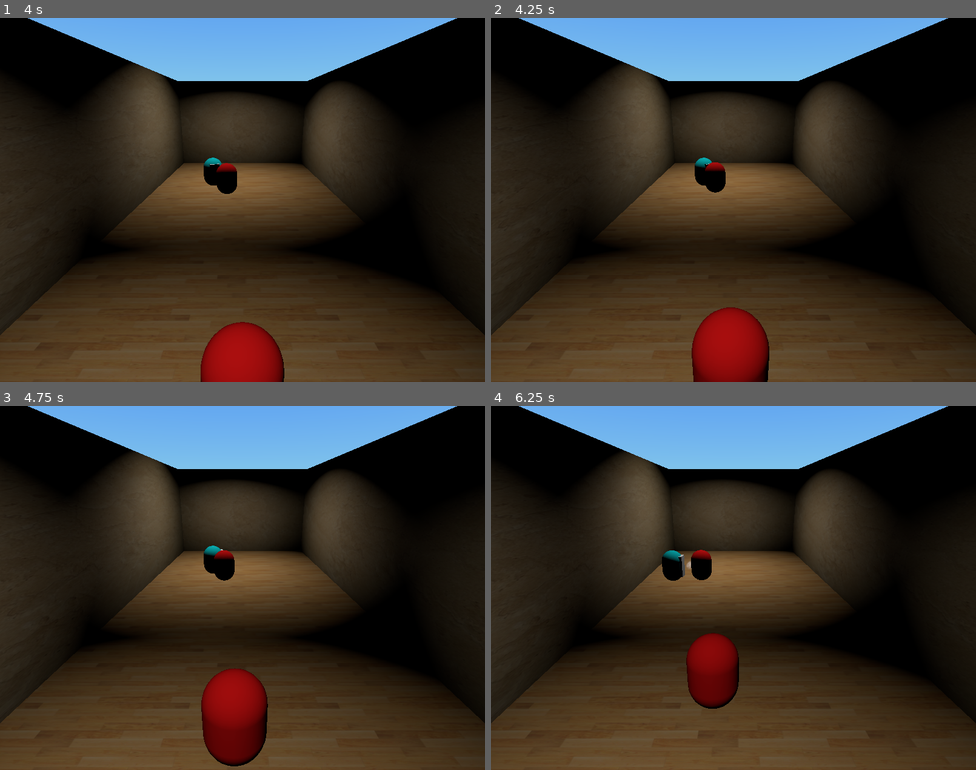
Above: before the commit, frames 1-4 (two rows, left to right).
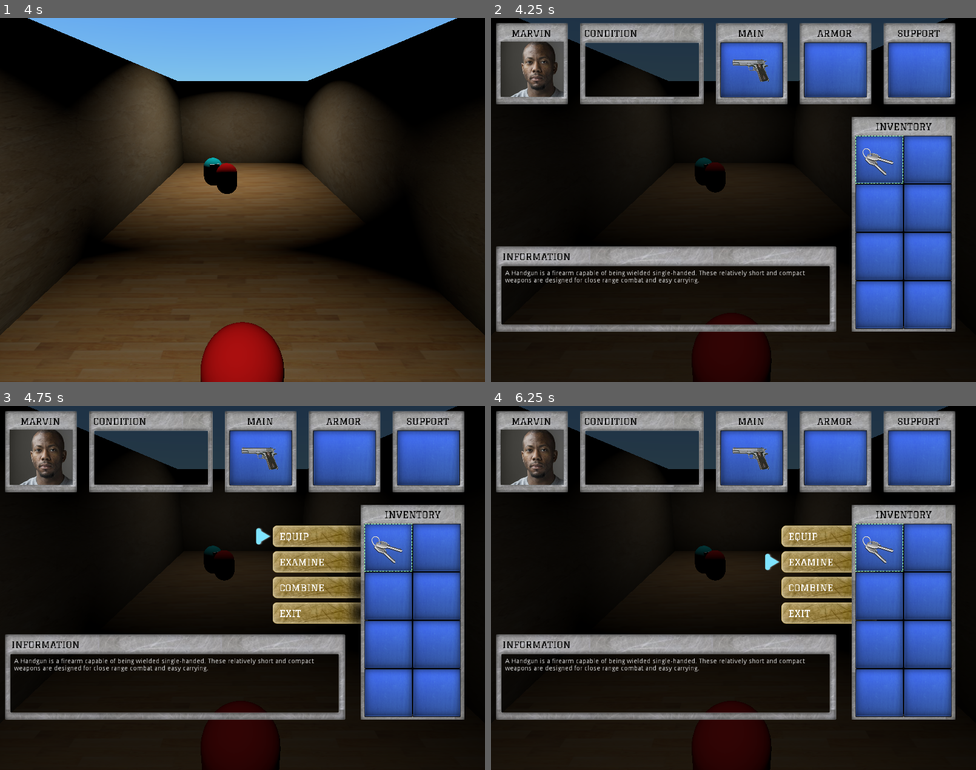
Above: after the commit, the same moments.

Repository: marconvcm/z1k4
Game: Godot game, scene res://Scenes/World.tscn
The game is run twice, just before and just after one commit, with the same random seed, the same clock (stepped at 60 frames per second) and the same inputs.
Inputs:
- Up to frame 1 (4 s): tap Enter (ui_accept) at 0.5, 0.77, 0.8, 1.07, 1.35, 1.52, 1.82, 2.3, 3.02, 3.32 s; hold Right (ui_right) 0.53-1.28 s; hold Ctrl (wield) 0.53-1.28 s; hold Down (ui_down) 1.28-2.03 s; tap Ctrl (wield) at 1.55, 2.85 s; hold Right (ui_right) 2.03-2.78 s; hold Ctrl (wield) 2.03-2.78 s; hold Up (ui_up) 2.78-3.53 s; hold Left (ui_left) from 3.53 s (still down); hold Enter (ui_accept) from 3.53 s (still down)
- Up to frame 2 (4.25 s): keep holding Left (ui_left); keep holding Enter (ui_accept); tap Escape (ui_cancel) at 4.15 s
- Up to frame 3 (4.75 s): keep holding Left (ui_left); release Enter (ui_accept) at 4.28 s; tap Ctrl (wield) at 4.35 s; tap Enter (ui_accept) at 4.52 s
- Up to frame 4 (6.25 s): tap Enter (ui_accept) at 4.82, 5.3, 5.85, 6.02 s; release Left (ui_left) at 5.03 s; hold Down (ui_down) 5.03-5.78 s; hold Ctrl (wield) 5.03-5.78 s; hold Right (ui_right) from 5.78 s (still down); tap Ctrl (wield) at 6.05 s

Frame 1 is identical in both runs. In frame 2, 83% of the frame differs, in the area x 0-100%, y 0-100%; in frame 3, 84%; in frame 4, 84%.
Error before the commit: Trying to assign value of type 'Nil' to a variable of type 'Array'. (res://Global/Inventory.gd:12)

Commit message:
Added menu integration with gameplay

Diff:
--- /dev/null
+++ b/Database.json
@@ -0,0 +1,73 @@
+
+
+[
+   {
+      "id": 1,
+      "label": "Pistol 9mm",
+      "information": "A Handgun is a firearm capable of being wielded single-handed. These relatively short and compact weapons are designed for close range combat and easy carrying. ",
+      "icon": "Item1.png",
+      "amount": 1,
+      "type": "weapon",
+      "power": 0.2,
+      "ammo_type": "pistol"
+   },
+   {
+      "id": 2,
+      "label": "Leather Jacket",
+      "information": "A leather jacket is a jacket-length coat that is usually worn on top of other apparel or item of clothing, and made from the tanned hide of various animals. ",
+      "icon": "Item2.png",
+      "amount": 1,
+      "type": "armor"
+   },
+   {
+      "id": 3,
+      "label": "Knife",
+      "information": "A fighting knife is a knife with a blade designed to most effectively inflict a lethal injury in a physical confrontation between two or more individuals at very short range (grappling distance)",
+      "icon": "Item3.png",
+      "amount": 1,
+      "type": "support"
+   },
+   {
+      "id": 4,
+      "label": "Metal key",
+      "information": "The metal key is gained during the Tourist Trap quest. It is obtained by killing the Mercenary Captain during the quest",
+      "icon": "Item4.png",
+      "amount": 1,
+      "type": "usable "
+   },
+   {
+      "id": 5,
+      "label": "Med Kit",
+      "information": "First aid kit is a collection of supplies and equipment that is used to give medical treatment. ",
+      "icon": "Item5.png",
+      "amount": 1,
+      "type": "consumable"
+   },
+   {
+      "id": 6,
+      "label": "Shotgun",
+      "information": "A shotgun is a firearm that is usually designed to be fired from the shoulder, which uses the energy of a fixed shell to fire a number of small spherical pellets called shot, or a solid projectile called a slug",
+      "icon": "Item6.png",
+      "amount": 1,
+      "type": "weapon",
+      "power": 0.8
+   },
+   {
+      "id": 7,
+      "label": "9mm",
+      "information": "The 9mm cartridge combines a flat trajectory with moderate recoil.",
+      "icon": "Item7.png",
+      "amount": 12,
+      "type": "ammo",
+      "ammo_type": "pistol"
+   },
+   {
+      "id": 8,
+      "label": "Shotgun shells",
+      "information": "A shotgun shell is a self-contained cartridge often loaded with multiple metallic \"shot\", which are small, generally spherical projectiles",
+      "icon": "Item8.png",
+      "amount": 6,
+      "type": "ammo",
+      "ammo_type": "shotgun"
+   }
+]
--- a/Global/Inventory.gd
+++ b/Global/Inventory.gd
@@ -11,3 +11,8 @@
 	var json = file.get_as_text()
 	database = JSON.parse(json).result
 	file.close()
+
+func item_at(index):
+	if index > (Inventory.database.size()-1) || index < 0:
+		return null
+	return Inventory.database[index]
--- /dev/null
+++ b/Global/PlayerState.gd
@@ -0,0 +1,17 @@
+extends Node
+
+var life: float = 1
+var armor = null
+var weapon = null
+var support = null
+var inventory = []
+
+func _ready():
+	inventory.append(Inventory.item_at(0))
+	weapon = Inventory.item_at(2)
+	pass
+
+func item_at(index):
+	if index > (inventory.size()-1) || index < 0:
+		return null
+	return inventory[index]
--- a/Scenes/Menu.gd
+++ b/Scenes/Menu.gd
@@ -1,25 +1,51 @@
 extends Control
 
 var menu_index = 0
+var command_index = 0
+
+var current_item = null
 
 onready var inventory_grid = $Container/Middle/Inventory/Holder/Grid
 onready var inventory_selector = $Container/Middle/Inventory/Holder/Grid/Slot1/Selector
 onready var information = $Container/Middle/VBoxContainer/InformationViewRect/Information
 onready var menu_animator = $Container/Middle/VBoxContainer/ItemViewRect/Animation
 
+onready var weapon_slot = $Container/Top/Weapon/Slot
+onready var support_slot = $Container/Top/Support/Slot
+onready var armor_slot = $Container/Top/Armor/Slot
+
+onready var command_menu = $Container/Middle/VBoxContainer/ItemViewRect/CommandMenu
+onready var command_menu_selector = $Container/Middle/VBoxContainer/ItemViewRect/CommandMenu/VBoxContainer/Item/Selector
+onready var menu_select_sound: AudioStreamPlayer = $MenuSelect
+onready var menu_click_sound: AudioStreamPlayer = $MenuClick
+onready var menu_cancel_sound: AudioStreamPlayer = $MenuCancel
+
 signal item_selection_index_changed
 
 func _ready():
 	setup_inventory()
+	display_weapon()
+	display_armor()
+	display_support()
 	pass
 
 #warning-ignore:unused_argument
 func _process(delta):
-	selector_movement()
+	menu_selector_movement()
+	command_selector_movement()
 	trigger_action()
+	trigger_command_action()
+	display_command_selector()
 	display_selector()
 
-func selector_movement():
+	if Input.is_action_just_pressed("ui_cancel"):
+		get_tree().paused = false
+		self.queue_free()
+
+func menu_selector_movement():
+
+	if current_item != null: return
+
 	var next_index = menu_index
 
 	if Input.is_action_just_released("ui_right"):
@@ -31,16 +57,70 @@
 	if Input.is_action_just_released("ui_up"):
 		next_index = next_index - 2
 
+	if next_index != menu_index:
+		menu_select_sound.play()
+
 	if next_index < 8 && next_index > -1:
 		menu_index = next_index
 		emit_signal("item_selection_index_changed", menu_index)
 
 
+
+func command_selector_movement():
+	if current_item != null:
+		var next_index = command_index
+		if Input.is_action_just_released("ui_down"):
+			next_index = next_index + 1
+		if Input.is_action_just_released("ui_up"):
+			next_index = next_index - 1
+		if command_index != next_index:
+			menu_select_sound.play()
+		if next_index < 4 && next_index > -1:
+			command_index = next_index
+
+
+func display_weapon():
+	clean_node(weapon_slot)
+	if PlayerState.weapon != null && weapon_slot.get_children().size() == 0:
+		var icon = prepare_item(PlayerState.weapon, Vector2(80, 80), Vector2(25, 20))
+		weapon_slot.add_child(icon)
+
+func display_support():
+	clean_node(support_slot)
+	if PlayerState.support != null && support_slot.get_children().size() == 0:
+		var icon = prepare_item(PlayerState.support, Vector2(80, 80), Vector2(25, 20))
+		support_slot.add_child(icon)
+
+func display_armor():
+	clean_node(armor_slot)
+	if PlayerState.armor != null && armor_slot.get_children().size() == 0:
+		var icon = prepare_item(PlayerState.armor, Vector2(80, 80), Vector2(25, 20))
+		armor_slot.add_child(icon)
+
+func trigger_command_action():
+	#if current_item != null:
+	pass
+
+func display_command_selector():
+	if current_item != null:
+		var slot: TextureRect = command_menu.get_child(0).get_children()[command_index]
+		var last_slot = command_menu_selector.get_parent()
+		if slot != last_slot:
+			last_slot.remove_child(command_menu_selector)
+			slot.add_child(command_menu_selector)
+	pass
+
 func trigger_action():
 	if Input.is_action_just_released("ui_accept"):
+		var item = PlayerState.item_at(menu_index)
+		if item == null: return
 		menu_animator.play("CommandEnter")
-	pass
-
+		current_item = item
+		menu_click_sound.play()
+	if Input.is_action_just_released("ui_cancel") && current_item && !menu_animator.is_playing():
+		current_item = null
+		command_menu.visible = false
+		menu_cancel_sound.play()
 
 func display_selector():
 	var slot: TextureRect = inventory_grid.get_children()[menu_index]
@@ -50,8 +130,8 @@
 
 func setup_inventory():
 	var i = 0
-	while i < Inventory.database.size():
-		setup_inventory_item(Inventory.database[i], i)
+	while i < PlayerState.inventory.size():
+		setup_inventory_item(PlayerState.inventory[i], i)
 		i = i + 1
 
 func setup_inventory_item(item, index):
@@ -60,10 +140,10 @@
 	if item.amount > 1:
 		holder.add_child(prepare_label(item))
 
-func prepare_item(item):
+func prepare_item(item, rect_size = Vector2(80, 80), rect_position = Vector2(10,10)):
 	var icon = TextureRect.new()
-	icon.rect_size = Vector2(80,80)
-	icon.rect_position = Vector2(10,10)
+	icon.rect_size = rect_size
+	icon.rect_position = rect_position
 	icon.texture = load("res://Resources/Assets/Items/" + item.icon)
 	icon.name = "Icon"
 	icon.expand = true
@@ -78,10 +158,12 @@
 	return label
 
 func _on_menu_item_selection_index_changed(index):
-
-	if index > (Inventory.database.size()-1):
+	var item = PlayerState.item_at(index)
+	if item == null:
 		information.text = ""
 		return
+	information.text = item.information
 
-	var item = Inventory.database[index]
-	information.text = item.information
+func clean_node(node: Node):
+	for child in node.get_children():
+			child.queue_free()
--- a/Scenes/Menu.tscn
+++ b/Scenes/Menu.tscn
@@ -1,15 +1,19 @@
-[gd_scene load_steps=13 format=2]
+[gd_scene load_steps=17 format=2]
 
 [ext_resource path="res://Scenes/Menu.gd" type="Script" id=1]
 [ext_resource path="res://Resources/Assets/Panel.png" type="Texture" id=2]
 [ext_resource path="res://Resources/Assets/graduate-regular.ttf" type="DynamicFontData" id=3]
-[ext_resource path="res://Resources/Assets/PanelCondition.png" type="Texture" id=4]
-[ext_resource path="res://Resources/Assets/PanelBgUp.png" type="Texture" id=5]
-[ext_resource path="res://Resources/Assets/SubmenuSelected.png" type="Texture" id=6]
-[ext_resource path="res://Resources/Assets/PanelInformation.png" type="Texture" id=7]
-[ext_resource path="res://Resources/Assets/PanelInventory.png" type="Texture" id=8]
-[ext_resource path="res://Resources/Assets/PanelBg.png" type="Texture" id=9]
-[ext_resource path="res://Resources/Assets/PanelSelection.png" type="Texture" id=10]
+[ext_resource path="res://Resources/Assets/player.jpg" type="Texture" id=4]
+[ext_resource path="res://Resources/Assets/PanelCondition.png" type="Texture" id=5]
+[ext_resource path="res://Resources/Assets/PanelBgUp.png" type="Texture" id=6]
+[ext_resource path="res://Resources/Assets/SubmenuSelected.png" type="Texture" id=7]
+[ext_resource path="res://Resources/Assets/SubmenuSelector.png" type="Texture" id=8]
+[ext_resource path="res://Resources/Assets/PanelInformation.png" type="Texture" id=9]
+[ext_resource path="res://Resources/Assets/PanelInventory.png" type="Texture" id=10]
+[ext_resource path="res://Resources/Assets/PanelBg.png" type="Texture" id=11]
+[ext_resource path="res://Resources/Assets/PanelSelection.png" type="Texture" id=12]
+[ext_resource path="res://Resources/Assets/Sounds/menu-select.wav" type="AudioStream" id=13]
+[ext_resource path="res://Resources/Assets/Sounds/menu-click.wav" type="AudioStream" id=14]
 
 [sub_resource type="DynamicFont" id=1]
 size = 20
@@ -18,8 +22,10 @@
 
 [sub_resource type="Animation" id=2]
 resource_name = "CommandEnter"
+length = 0.6
+step = 0.05
 tracks/0/type = "value"
-tracks/0/path = NodePath("ColorRect:rect_position")
+tracks/0/path = NodePath("CommandMenu:rect_position")
 tracks/0/interp = 1
 tracks/0/loop_wrap = true
 tracks/0/imported = false
@@ -31,7 +37,7 @@
 "values": [ Vector2( 860, 10 ), Vector2( 560, 10 ) ]
 }
 tracks/1/type = "value"
-tracks/1/path = NodePath("ColorRect:visible")
+tracks/1/path = NodePath("CommandMenu:visible")
 tracks/1/interp = 1
 tracks/1/loop_wrap = true
 tracks/1/imported = false
@@ -42,11 +48,29 @@
 "update": 1,
 "values": [ false, true ]
 }
+tracks/2/type = "value"
+tracks/2/path = NodePath("CommandMenu/VBoxContainer/Item/Selector:rect_scale")
+tracks/2/interp = 1
+tracks/2/loop_wrap = true
+tracks/2/imported = false
+tracks/2/enabled = true
+tracks/2/keys = {
+"times": PoolRealArray( 0, 0.22416, 0.430551 ),
+"transitions": PoolRealArray( 1, 1, -0.5 ),
+"update": 0,
+"values": [ Vector2( 0, 0 ), Vector2( 0, 0 ), Vector2( 1, 1 ) ]
+}
 
 [node name="Menu" type="Control"]
+pause_mode = 2
 anchor_right = 1.0
 anchor_bottom = 1.0
 script = ExtResource( 1 )
+
+[node name="ColorRect" type="ColorRect" parent="."]
+margin_right = 1024.0
+margin_bottom = 768.0
+color = Color( 0, 0, 0, 0.705882 )
 
 [node name="Container" type="VBoxContainer" parent="."]
 margin_left = 10.0
@@ -56,7 +80,6 @@
 custom_constants/separation = 24
 
 [node name="Top" type="HBoxContainer" parent="Container"]
-editor/display_folded = true
 margin_right = 971.0
 margin_bottom = 173.0
 custom_constants/separation = 24
@@ -76,11 +99,23 @@
 text = "MARVIN"
 align = 1
 
+[node name="TextureRect" type="TextureRect" parent="Container/Top/Player"]
+margin_left = 10.0
+margin_top = 40.0
+margin_right = 143.0
+margin_bottom = 157.0
+rect_clip_content = true
+size_flags_horizontal = 3
+size_flags_vertical = 3
+texture = ExtResource( 4 )
+expand = true
+stretch_mode = 7
+
 [node name="Condition" type="TextureRect" parent="Container/Top"]
 margin_left = 177.0
 margin_right = 440.0
 margin_bottom = 173.0
-texture = ExtResource( 4 )
+texture = ExtResource( 5 )
 
 [node name="Label" type="Label" parent="Container/Top/Condition"]
 margin_left = 10.0
@@ -106,6 +141,13 @@
 text = "MAIN"
 align = 1
 
+[node name="Slot" type="TextureRect" parent="Container/Top/Weapon"]
+margin_left = 10.0
+margin_top = 41.0
+margin_right = 140.0
+margin_bottom = 158.0
+texture = ExtResource( 6 )
+
 [node name="Armor" type="TextureRect" parent="Container/Top"]
 margin_left = 641.0
 margin_right = 794.0
@@ -121,12 +163,12 @@
 text = "ARMOR"
 align = 1
 
-[node name="TextureRect2" type="TextureRect" parent="Container/Top/Armor"]
+[node name="Slot" type="TextureRect" parent="Container/Top/Armor"]
 margin_left = 10.0
 margin_top = 41.0
-margin_right = 150.0
+margin_right = 140.0
 margin_bottom = 158.0
-texture = ExtResource( 5 )
+texture = ExtResource( 6 )
 
 [node name="Support" type="TextureRect" parent="Container/Top"]
 margin_left = 818.0
@@ -143,12 +185,12 @@
 text = "SUPPORT"
 align = 1
 
-[node name="TextureRect" type="TextureRect" parent="Container/Top/Support"]
+[node name="Slot" type="TextureRect" parent="Container/Top/Support"]
 margin_left = 10.0
 margin_top = 41.0
 margin_right = 143.0
 margin_bottom = 158.0
-texture = ExtResource( 5 )
+texture = ExtResource( 6 )
 
 [node name="Middle" type="HBoxContainer" parent="Container"]
 margin_top = 197.0
@@ -162,6 +204,7 @@
 size_flags_horizontal = 3
 
 [node name="ItemViewRect" type="TextureRect" parent="Container/Middle/VBoxContainer"]
+editor/display_folded = true
 margin_right = 747.0
 margin_bottom = 270.0
 rect_min_size = Vector2( 500, 270 )
@@ -169,46 +212,59 @@
 size_flags_vertical = 9
 expand = true
 
-[node name="ColorRect" type="ColorRect" parent="Container/Middle/VBoxContainer/ItemViewRect"]
+[node name="CommandMenu" type="ColorRect" parent="Container/Middle/VBoxContainer/ItemViewRect"]
+editor/display_folded = true
 visible = false
 margin_left = 560.0
 margin_top = 10.0
-margin_right = 780.003
+margin_right = 780.004
 margin_bottom = 263.0
 color = Color( 1, 0, 0, 0 )
 
-[node name="VBoxContainer" type="VBoxContainer" parent="Container/Middle/VBoxContainer/ItemViewRect/ColorRect"]
+[node name="VBoxContainer" type="VBoxContainer" parent="Container/Middle/VBoxContainer/ItemViewRect/CommandMenu"]
+editor/display_folded = true
 margin_left = 20.0
 margin_top = 33.0
 margin_right = 220.0
 margin_bottom = 253.0
 
-[node name="Item" type="TextureRect" parent="Container/Middle/VBoxContainer/ItemViewRect/ColorRect/VBoxContainer"]
+[node name="Item" type="TextureRect" parent="Container/Middle/VBoxContainer/ItemViewRect/CommandMenu/VBoxContainer"]
 margin_right = 200.0
 margin_bottom = 50.0
 rect_min_size = Vector2( 0, 50 )
-texture = ExtResource( 6 )
+texture = ExtResource( 7 )
 expand = true
 stretch_mode = 4
 
-[node name="Label" type="Label" parent="Container/Middle/VBoxContainer/ItemViewRect/ColorRect/VBoxContainer/Item"]
+[node name="Label" type="Label" parent="Container/Middle/VBoxContainer/ItemViewRect/CommandMenu/VBoxContainer/Item"]
 margin_top = 13.0
 margin_right = 200.0
 margin_bottom = 37.0
 custom_fonts/font = SubResource( 1 )
 custom_colors/font_color = Color( 1, 1, 1, 1 )
-text = "EQUIPE"
-
-[node name="Item2" type="TextureRect" parent="Container/Middle/VBoxContainer/ItemViewRect/ColorRect/VBoxContainer"]
+text = "EQUIP"
+
+[node name="Selector" type="TextureRect" parent="Container/Middle/VBoxContainer/ItemViewRect/CommandMenu/VBoxContainer/Item"]
+anchor_bottom = 1.0
+margin_left = -50.0
+margin_top = 5.0
+margin_right = -15.0
+margin_bottom = -5.0
+grow_horizontal = 2
+rect_pivot_offset = Vector2( 20, 20 )
+texture = ExtResource( 8 )
+
+[node name="Item2" type="TextureRect" parent="Container/Middle/VBoxContainer/ItemViewRect/CommandMenu/VBoxContainer"]
+editor/display_folded = true
 margin_top = 54.0
 margin_right = 200.0
 margin_bottom = 104.0
 rect_min_size = Vector2( 0, 50 )
-texture = ExtResource( 6 )
+texture = ExtResource( 7 )
 expand = true
 stretch_mode = 4
 
-[node name="Label" type="Label" parent="Container/Middle/VBoxContainer/ItemViewRect/ColorRect/VBoxContainer/Item2"]
+[node name="Label" type="Label" parent="Container/Middle/VBoxContainer/ItemViewRect/CommandMenu/VBoxContainer/Item2"]
 margin_top = 13.0
 margin_right = 200.0
 margin_bottom = 37.0
@@ -216,16 +272,17 @@
 custom_colors/font_color = Color( 1, 1, 1, 1 )
 text = "EXAMINE"
 
-[node name="Item3" type="TextureRect" parent="Container/Middle/VBoxContainer/ItemViewRect/ColorRect/VBoxContainer"]
+[node name="Item3" type="TextureRect" parent="Container/Middle/VBoxContainer/ItemViewRect/CommandMenu/VBoxContainer"]
+editor/display_folded = true
 margin_top = 108.0
 margin_right = 200.0
 margin_bottom = 158.0
 rect_min_size = Vector2( 0, 50 )
-texture = ExtResource( 6 )
+texture = ExtResource( 7 )
 expand = true
 stretch_mode = 4
 
-[node name="Label" type="Label" parent="Container/Middle/VBoxContainer/ItemViewRect/ColorRect/VBoxContainer/Item3"]
+[node name="Label" type="Label" parent="Container/Middle/VBoxContainer/ItemViewRect/CommandMenu/VBoxContainer/Item3"]
 margin_top = 13.0
 margin_right = 200.0
 margin_bottom = 37.0
@@ -233,16 +290,17 @@
 custom_colors/font_color = Color( 1, 1, 1, 1 )
 text = "COMBINE"
 
-[node name="Item4" type="TextureRect" parent="Container/Middle/VBoxContainer/ItemViewRect/ColorRect/VBoxContainer"]
+[node name="Item4" type="TextureRect" parent="Container/Middle/VBoxContainer/ItemViewRect/CommandMenu/VBoxContainer"]
+editor/display_folded = true
 margin_top = 162.0
 margin_right = 200.0
 margin_bottom = 212.0
 rect_min_size = Vector2( 0, 50 )
-texture = ExtResource( 6 )
+texture = ExtResource( 7 )
 expand = true
 stretch_mode = 4
 
-[node name="Label" type="Label" parent="Container/Middle/VBoxContainer/ItemViewRect/ColorRect/VBoxContainer/Item4"]
+[node name="Label" type="Label" parent="Container/Middle/VBoxContainer/ItemViewRect/CommandMenu/VBoxContainer/Item4"]
 margin_top = 13.0
 margin_right = 200.0
 margin_bottom = 37.0
@@ -255,10 +313,11 @@
 anims/CommandEnter = SubResource( 2 )
 
 [node name="InformationViewRect" type="TextureRect" parent="Container/Middle/VBoxContainer"]
+editor/display_folded = true
 margin_top = 274.0
 margin_right = 747.0
 margin_bottom = 456.0
-texture = ExtResource( 7 )
+texture = ExtResource( 9 )
 
 [node name="Label4" type="Label" parent="Container/Middle/VBoxContainer/InformationViewRect"]
 margin_left = 14.0
@@ -279,6 +338,7 @@
 text = "This is a sample text"
 
 [node name="Inventory" type="CenterContainer" parent="Container/Middle"]
+editor/display_folded = true
 margin_left = 751.0
 margin_right = 971.0
 margin_bottom = 456.0
@@ -288,9 +348,10 @@
 margin_top = 1.0
 margin_right = 220.0
 margin_bottom = 455.0
-texture = ExtResource( 8 )
+texture = ExtResource( 10 )
 
 [node name="Grid" type="GridContainer" parent="Container/Middle/Inventory/Holder"]
+editor/display_folded = true
 margin_left = 8.0
 margin_top = 40.0
 margin_right = 220.0
@@ -300,28 +361,29 @@
 columns = 2
 
 [node name="Slot1" type="TextureRect" parent="Container/Middle/Inventory/Holder/Grid"]
+editor/display_folded = true
 margin_right = 102.0
 margin_bottom = 102.0
-texture = ExtResource( 9 )
+texture = ExtResource( 11 )
 stretch_mode = 5
 
 [node name="Selector" type="TextureRect" parent="Container/Middle/Inventory/Holder/Grid/Slot1"]
 margin_right = 102.0
 margin_bottom = 102.0
-texture = ExtResource( 10 )
+texture = ExtResource( 12 )
 
 [node name="Slot2" type="TextureRect" parent="Container/Middle/Inventory/Holder/Grid"]
 margin_left = 102.0
 margin_right = 204.0
 margin_bottom = 102.0
-texture = ExtResource( 9 )
+texture = ExtResource( 11 )
 stretch_mode = 5
 
 [node name="Slot3" type="TextureRect" parent="Container/Middle/Inventory/Holder/Grid"]
 margin_top = 102.0
 margin_right = 102.0
 margin_bottom = 204.0
-texture = ExtResource( 9 )
+texture = ExtResource( 11 )
 stretch_mode = 5
 
 [node name="Slot4" type="TextureRect" parent="Container/Middle/Inventory/Holder/Grid"]
@@ -371,4 +433,16 @@
 text = "INVENTORY"
 align = 1
 
+[node name="MenuSelect" type="AudioStreamPlayer" parent="."]
+stream = ExtResource( 13 )
+pitch_scale = 0.5
+
+[node name="MenuCancel" type="AudioStreamPlayer" parent="."]
+stream = ExtResource( 14 )
+pitch_scale = 0.4
+
+[node name="MenuClick" type="AudioStreamPlayer" parent="."]
+stream = ExtResource( 14 )
+pitch_scale = 0.5
+
 [connection signal="item_selection_index_changed" from="." to="." method="_on_menu_item_selection_index_changed"]
--- a/Scenes/Player.gd
+++ b/Scenes/Player.gd
@@ -8,8 +8,9 @@
 
 export var life = 10
 
-onready var Damage = preload("res://Scenes/Damage.tscn") # Will load when parsing the script.
+onready var Damage = preload("res://Scenes/Damage.tscn")
 onready var Hud = preload("res://Scenes/InGameHud.tscn")
+onready var Menu = preload("res://Scenes/Menu.tscn")
 
 var shoot = 1;
 var damage = null
@@ -59,6 +60,15 @@
 
 	move_and_slide(direction * speed, FLOOR_LEVEL)
 
+
+	handle_menu()
+
+func handle_menu():
+	if Input.is_action_just_pressed("ui_cancel"):
+		var menu = Menu.instance()
+		get_parent().add_child(menu)
+		get_tree().paused = true
+
 func adjust_fire_area():
 	current_enemy = null
 	if $RayCast.is_colliding():
--- a/Scenes/World.tscn
+++ b/Scenes/World.tscn
@@ -21,6 +21,7 @@
 propagation = 0.7
 
 [node name="World" type="Node"]
+pause_mode = 1
 
 [node name="Floor" parent="." instance=ExtResource( 1 )]
 transform = Transform( 1, 0, 0, 0, 1, 0, 0, 0, 1, 0, 0, -4.76837e-07 )
--- a/project.godot
+++ b/project.godot
@@ -22,7 +22,7 @@
 [autoload]
 
 Inventory="*res://Global/Inventory.gd"
-Item="res://Global/Item.gd"
+PlayerState="*res://Global/PlayerState.gd"
 
 [display]
 
Binary file added: Resources/Assets/Items/Item4.png
Not shown, added: Resources/Assets/Items/Item4.png.import
Binary file added: Resources/Assets/Items/Item5.png
Not shown, added: Resources/Assets/Items/Item5.png.import
Not shown, added: Resources/Assets/Sounds/menu-click.wav.import
Not shown, added: Resources/Assets/Sounds/menu-select.wav.import
Binary file added: Resources/Assets/SubmenuItem.png
Not shown, added: Resources/Assets/SubmenuItem.png.import
Binary file added: Resources/Assets/SubmenuSelector.png
Not shown, added: Resources/Assets/SubmenuSelector.png.import
Binary file added: Resources/Assets/player.jpg
Not shown, added: Resources/Assets/player.jpg.import
(and 5 more such lines)
